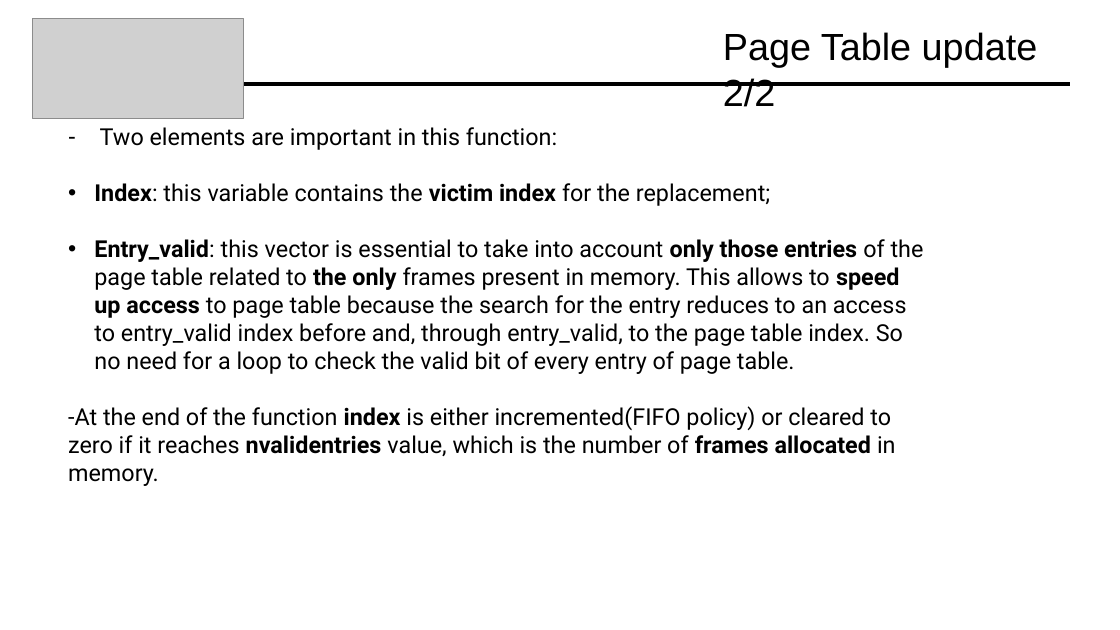
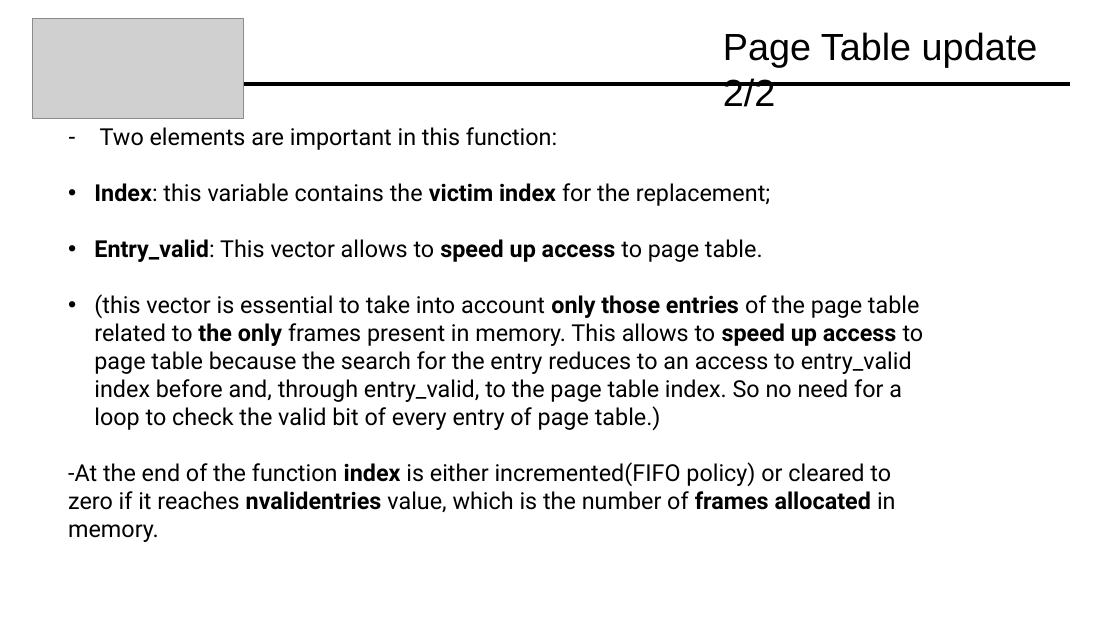
Before and after one commit to Davide619/OS161, a slide deck: slide 31 of Presentazione Progetto OS161.pptx. Drawn at 1120x630 pixels with LibreOffice and Linux fonts; fonts in the diff are those of the drawing; grey boxes stand for pictures. Boxes give left, top, right and bottom in pixels: in the first picture for what was removed or moved away, otherwise in the second. Text is boxed around its words. In the diff, an @@ line names an element or a change of style, - is before the commit and + after.

Commit message:
NEW ONE

```diff
--- a/Presentazione Progetto OS161.pptx
+++ b/Presentazione Progetto OS161.pptx
@@ text at box(94, 239, 924, 430): text changed @@
-• Entry_valid: this vector is essential to take into account only those entries of the page table related to the only frames present in memory. This allows to speed up access to page table because the search for the entry reduces to an access to entry_valid index before and, through entry_valid, to the page table index. So no need for a loop to check the valid bit of every entry of page table.
+• Entry_valid: This vector allows to speed up access to page table.
+• (this vector is essential to take into account only those entries of the page table related to the only frames present in memory. This allows to speed up access to page table because the search for the entry reduces to an access to entry_valid index before and, through entry_valid, to the page table index. So no need for a loop to check the valid bit of every entry of page table.)
```
Also in this commit, not shown: 5 other slides changed, 4 slides removed.
